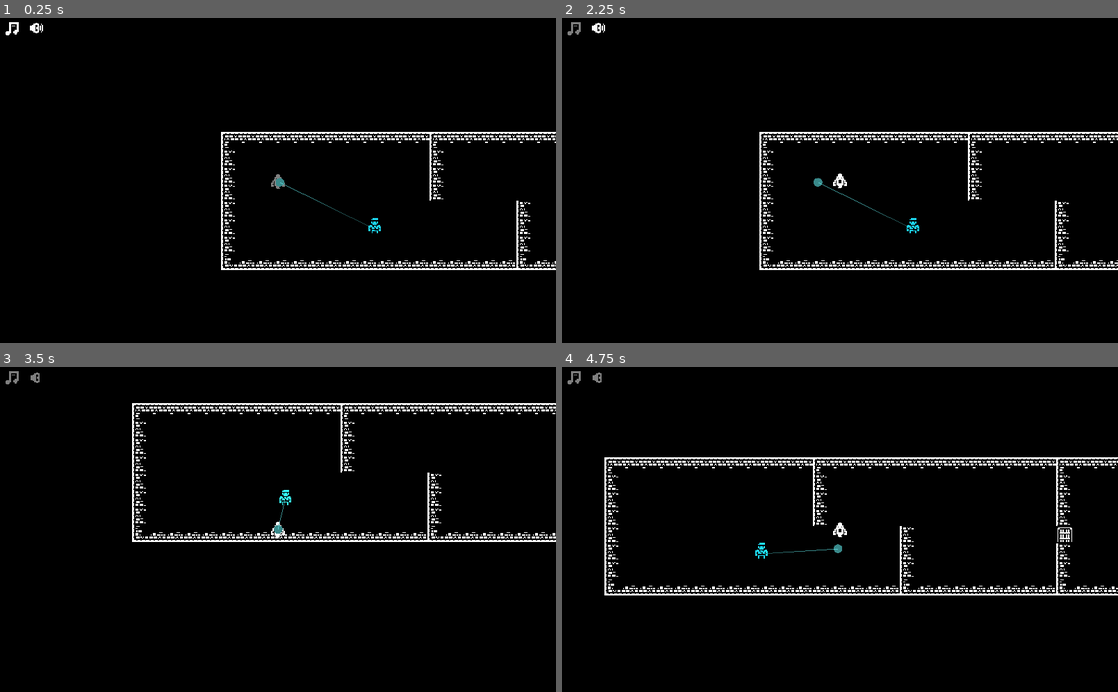
Above: before the commit, frames 1-4 (two rows, left to right).
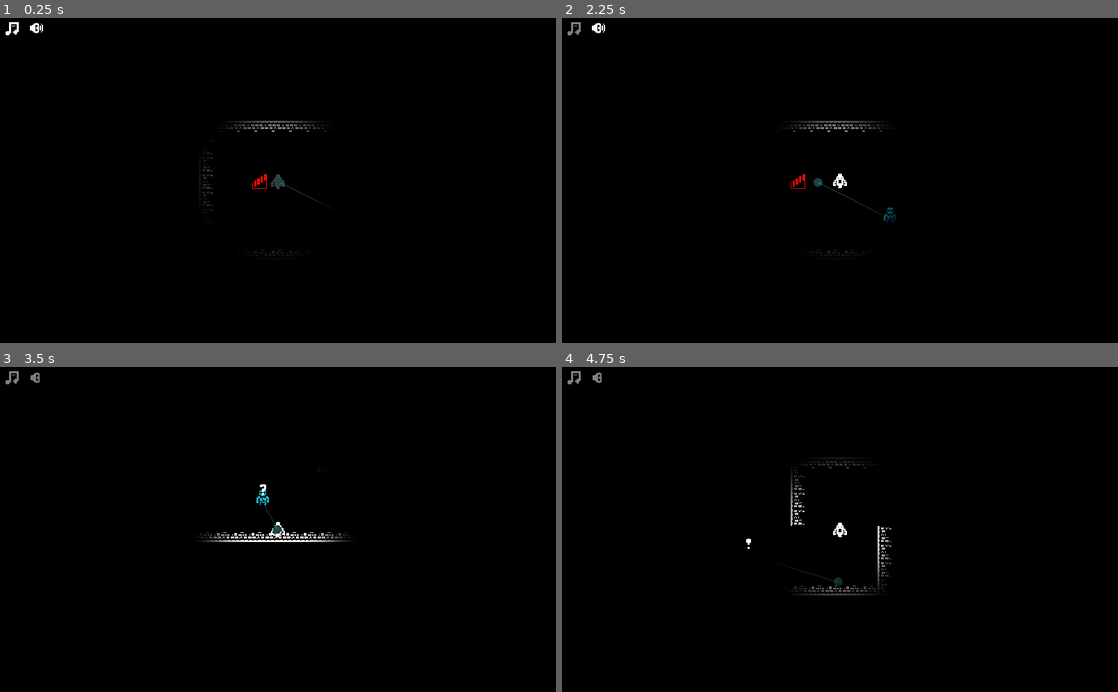
Above: after the commit, the same moments.

Repository: skarnl/miziziz-game-jam-2020
Game: Godot game, scene res://game/etage_1.tscn
Two runs of this game, one before a commit and one after it. Both use one fixed random seed, a clock stepped at 60 frames per second and the inputs below. This scene is started directly instead of the project's main scene. Sound files missing from this copy of the repository are replaced by a short silence.
Inputs (mouse positions are in pixels of both pictures, inside the frame that each line leads up to):
- Up to frame 1 (0.25 s): no input
- Up to frame 2 (2.25 s): click (600, 31) at 0.5 s; click (573, 31) at 1.25 s; tap Enter at 2 s; hold Right (ui_right) from 2.03 s (still down); hold Space (possess) from 2.03 s (still down)
- Up to frame 3 (3.5 s): release Right (ui_right) at 2.78 s; release Space (possess) at 2.78 s; hold Down (ui_down) from 2.78 s (still down); tap Space (possess) at 2.85 s
- Up to frame 4 (4.75 s): release Down (ui_down) at 3.53 s; hold Right (ui_right) 3.53-4.28 s; hold Space (possess) 3.53-4.28 s; hold Up (ui_up) from 4.28 s (still down); tap Space (possess) at 4.35 s

The runs differ from the first frame. In frame 1, 2.9% of the frame differs, in the area x 36-100%, y 31-78%; in frame 2, 2.9%; in frame 3, 3.0%; in frame 4, 4.1%, in the area x 7-100%, y 27-71%.
Error before the commit: Attempt to call function 'hide' in base 'null instance' on a null instance. (res://game/game.gd:16)

Commit message:
Add guard doors

Diff:
--- a/game/etage_1.tscn
+++ b/game/etage_1.tscn
@@ -35,7 +35,7 @@
 collision_layer = 4
 collision_mask = 31
 format = 1
-tile_data = PoolIntArray( 524316, 536870916, 0, 524317, 0, 65536 )
+tile_data = PoolIntArray( 524249, 536870916, 0, 524316, 536870916, 0, 524317, 0, 65536 )
 
 [node name="walls" type="TileMap" parent="."]
 tile_set = ExtResource( 5 )
@@ -77,10 +77,19 @@
 format = 1
 tile_data = PoolIntArray( 524295, 0, 1 )
 
+[node name="guard_doors" type="TileMap" parent="."]
+modulate = Color( 0.113725, 0.827451, 0.921569, 1 )
+tile_set = ExtResource( 6 )
+cell_size = Vector2( 16, 16 )
+collision_layer = 32
+collision_mask = 29
+format = 1
+tile_data = PoolIntArray( 524295, 536870912, 4 )
+
 [node name="explosions_instances" type="Node2D" parent="."]
 
 [node name="Ghost" parent="." instance=ExtResource( 1 )]
-position = Vector2( -619.802, 110.115 )
+position = Vector2( -599, 120 )
 collision_layer = 4
 collision_mask = 17
 
--- a/game/etage_2.tscn
+++ b/game/etage_2.tscn
@@ -81,6 +81,16 @@
 format = 1
 tile_data = PoolIntArray( 458713, 0, 1, 524270, 0, 1, 524295, 0, 1, 851985, 0, 3 )
 
+[node name="guard_doors" type="TileMap" parent="."]
+visible = false
+modulate = Color( 0.113725, 0.827451, 0.921569, 1 )
+tile_set = ExtResource( 6 )
+cell_size = Vector2( 16, 16 )
+collision_layer = 32
+collision_mask = 29
+format = 1
+tile_data = PoolIntArray( 458713, 536870912, 4, 524270, 536870912, 4, 524295, 536870912, 4, 851985, 536870912, 4 )
+
 [node name="explosions_instances" type="Node2D" parent="."]
 
 [node name="Ghost" parent="." instance=ExtResource( 1 )]
@@ -149,17 +159,5 @@
 position = Vector2( 254.984, -150.556 )
 rotation = 0.0021113
 
-[node name="Label" type="Label" parent="."]
-margin_left = 161.579
-margin_top = -34.6063
-margin_right = 352.579
-margin_bottom = 13.3937
-text = "Move with WASD
-Possess with E
-Exit possess with Q"
-__meta__ = {
-"_edit_use_anchors_": false
-}
-
 [node name="EndOfLevel" parent="." instance=ExtResource( 7 )]
 position = Vector2( -582.825, 120.605 )
--- a/game/etage_3.tscn
+++ b/game/etage_3.tscn
@@ -24,7 +24,7 @@
 cell_size = Vector2( 16, 16 )
 collision_bounce = 0.9
 collision_layer = 4
-collision_mask = 31
+collision_mask = 0
 format = 1
 tile_data = PoolIntArray( 65541, 3, 1, 131078, 3, 1, 262142, 3, 1, 262143, 3, 1, 196608, 0, 65537, 196609, 0, 65537, 19 …(3193 unchanged characters)…
 
@@ -90,6 +90,15 @@
 collision_mask = 29
 format = 1
 tile_data = PoolIntArray( -786414, 0, 1, -393247, 0, 4, 327643, 0, 1, 327660, 0, 1, 327662, 0, 1, 327664, 0, 1, 327666, 0, 1, 327668, 0, 1, 524273, 0, 1, 589808, 1073741824, 1, 589810, 1073741824, 1, 524291, -1073741824, 2, 524292, -1610612736, 2, 655345, 0, 1, 655363, 0, 1, 786407, 0, 1 )
+
+[node name="guard_doors" type="TileMap" parent="."]
+modulate = Color( 0.113725, 0.827451, 0.921569, 1 )
+tile_set = ExtResource( 6 )
+cell_size = Vector2( 16, 16 )
+collision_layer = 32
+collision_mask = 29
+format = 1
+tile_data = PoolIntArray( -786414, 536870912, 4, -393247, 0, 4, 327643, 536870912, 4, 327660, 536870912, 4, 327662, 536870912, 4, 327664, 536870912, 4, 327666, 536870912, 4, 327668, 536870912, 4, 524273, 536870912, 4, 589808, 536870912, 4, 589810, 536870912, 4, 524291, -1073741824, 2, 524292, -1610612736, 2, 655345, 536870912, 4, 655363, 536870912, 1, 786407, 536870912, 4 )
 
 [node name="explosions_instances" type="Node2D" parent="."]
 
@@ -174,17 +183,5 @@
 position = Vector2( -487.92, -43.8033 )
 rotation = 0.0021113
 
-[node name="Label" type="Label" parent="."]
-margin_left = -116.216
-margin_top = -204.458
-margin_right = 74.7839
-margin_bottom = -156.458
-text = "Move with WASD
-Possess with E
-Exit possess with Q"
-__meta__ = {
-"_edit_use_anchors_": false
-}
-
 [node name="EndOfLevel" parent="." instance=ExtResource( 7 )]
 position = Vector2( -577.039, 295.008 )
--- a/game/game.gd
+++ b/game/game.gd
@@ -13,6 +13,7 @@
 func _ready():
 	AlertManager.reset()
 	LightManager.reset()
+	$ghost_doors.show()
 	$guard_doors.hide()
 
 	$MakeDark.show()
